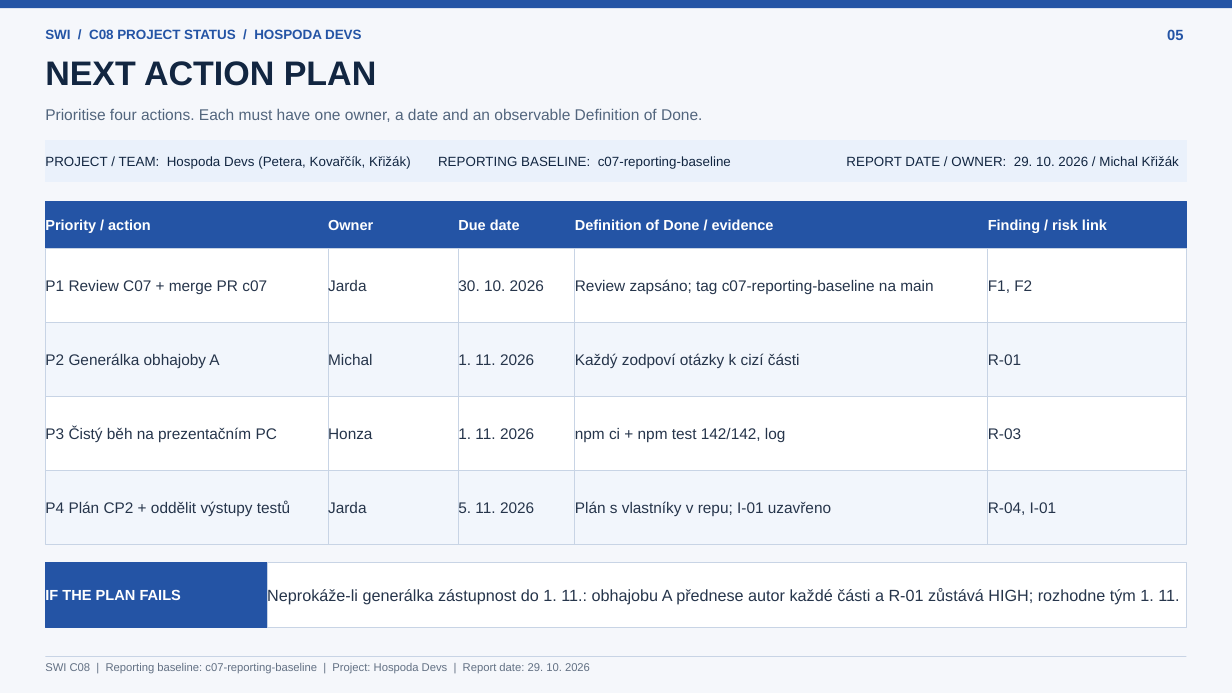
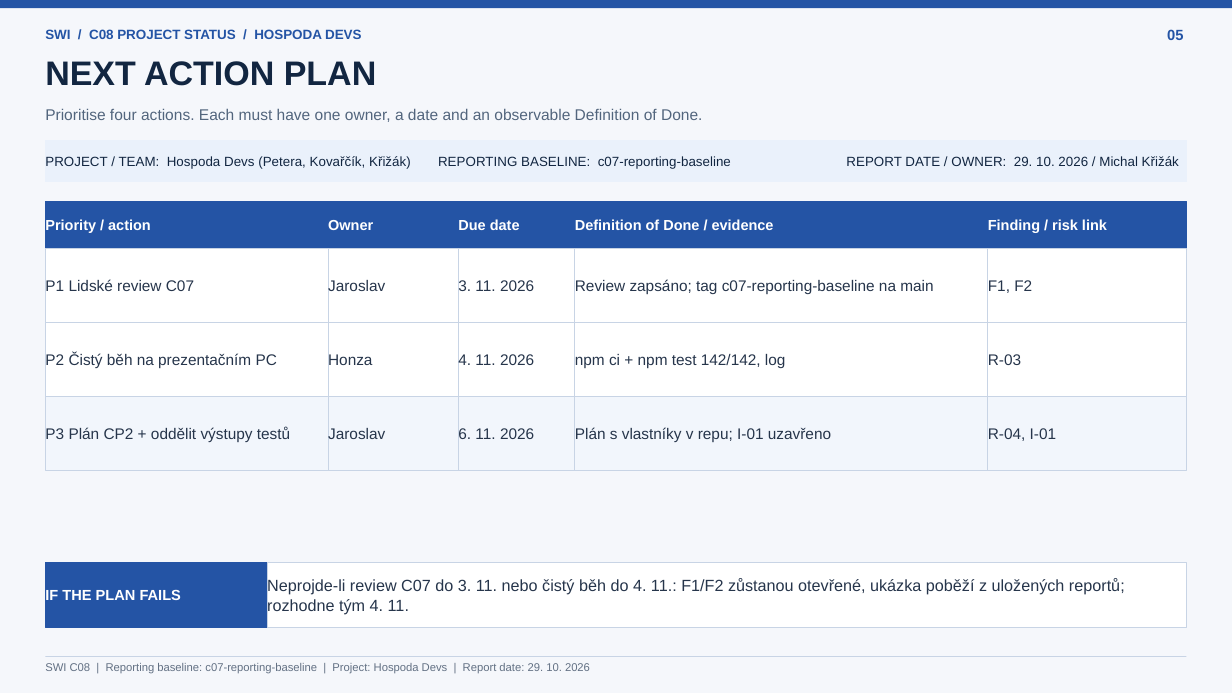
Before and after one commit to jaroslavpetera/swi_project, a slide deck: slide 5 of docs/c08-project-status.pptx. Drawn at 1232x693 pixels with LibreOffice and Linux fonts; fonts in the diff are those of the drawing. Boxes give left, top, right and bottom in pixels: in the first picture for what was removed or moved away, otherwise in the second. Text is boxed around its words. In the diff, an @@ line names an element or a change of style, - is before the commit and + after.

Commit message:
edit pptx

```diff
--- a/docs/c08-project-status.pptx
+++ b/docs/c08-project-status.pptx
@@ text in rectangle at [45,279,194,295]: text changed @@
-P1 Review C07 + merge PR c07
+P1 Lidské review C07
@@ text in rectangle at [328,279,385,295]: text changed @@
-Jarda
+Jaroslav
@@ text in rectangle at [458,279,534,295]: text changed @@
-30. 10. 2026
+3. 11. 2026
@@ rectangle removed at [45,323,328,396] @@
-P2 Generálka obhajoby A
@@ rectangle removed at [328,323,458,396] @@
-Michal
@@ rectangle removed at [458,323,575,396] @@
-1. 11. 2026
@@ rectangle removed at [575,323,988,396] @@
-Každý zodpoví otázky k cizí části
@@ rectangle removed at [988,323,1187,396] @@
-R-01
@@ text in rectangle at [45,353,277,369]: text changed @@
-P3 Čistý běh na prezentačním PC
+P2 Čistý běh na prezentačním PC
@@ text in rectangle at [458,353,534,369]: text changed @@
-1. 11. 2026
+4. 11. 2026
@@ 10 rectangles: place and size @@
-10 rectangles at [45,396,1187,544]
+10 rectangles at [45,323,1187,470]
@@ text in rectangle at [45,427,290,443]: text changed @@
-P4 Plán CP2 + oddělit výstupy testů
+P3 Plán CP2 + oddělit výstupy testů
@@ text in rectangle at [328,427,385,443]: text changed @@
-Jarda
+Jaroslav
@@ text in rectangle at [458,427,534,443]: text changed @@
-5. 11. 2026
+6. 11. 2026
@@ text in rectangle at [267,578,1125,615]: text changed @@
-Neprokáže-li generálka zástupnost do 1. 11.: obhajobu A přednese autor každé části a R-01 zůstává HIGH; rozhodne tým 1. 11.
+Neprojde-li review C07 do 3. 11. nebo čistý běh do 4. 11.: F1/F2 zůstanou otevřené, ukázka poběží z uložených reportů; rozhodne tým 4. 11.
```
Also in this commit, not shown: 4 other slides changed.
